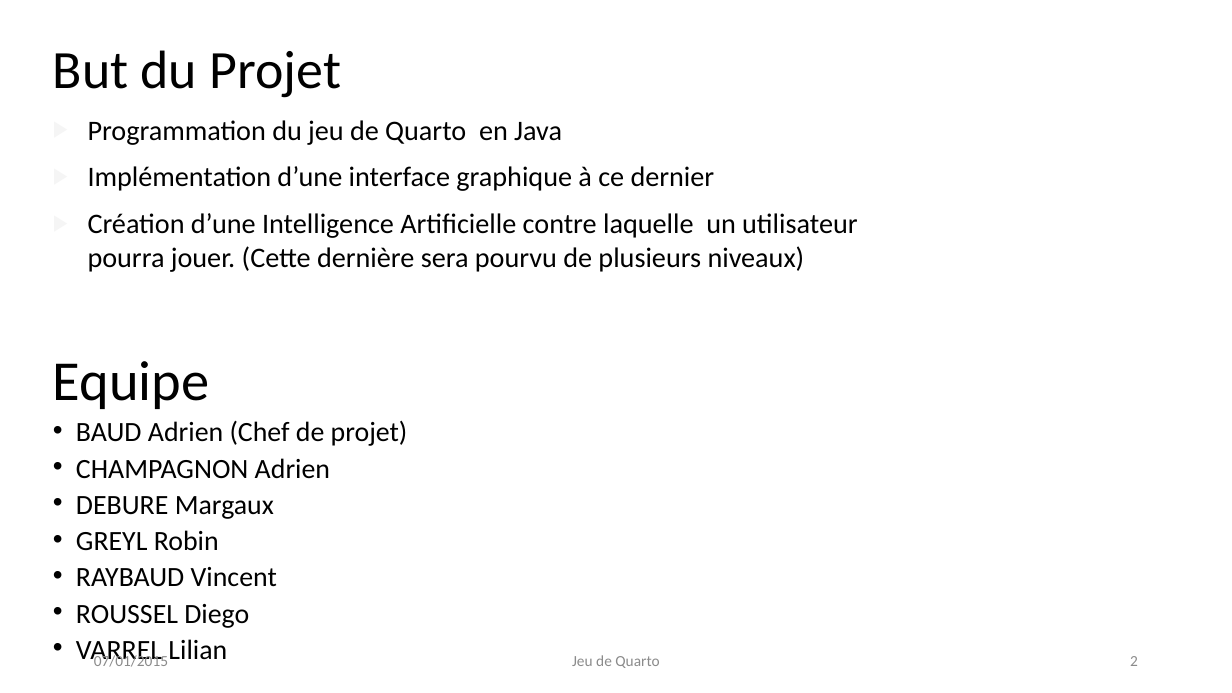
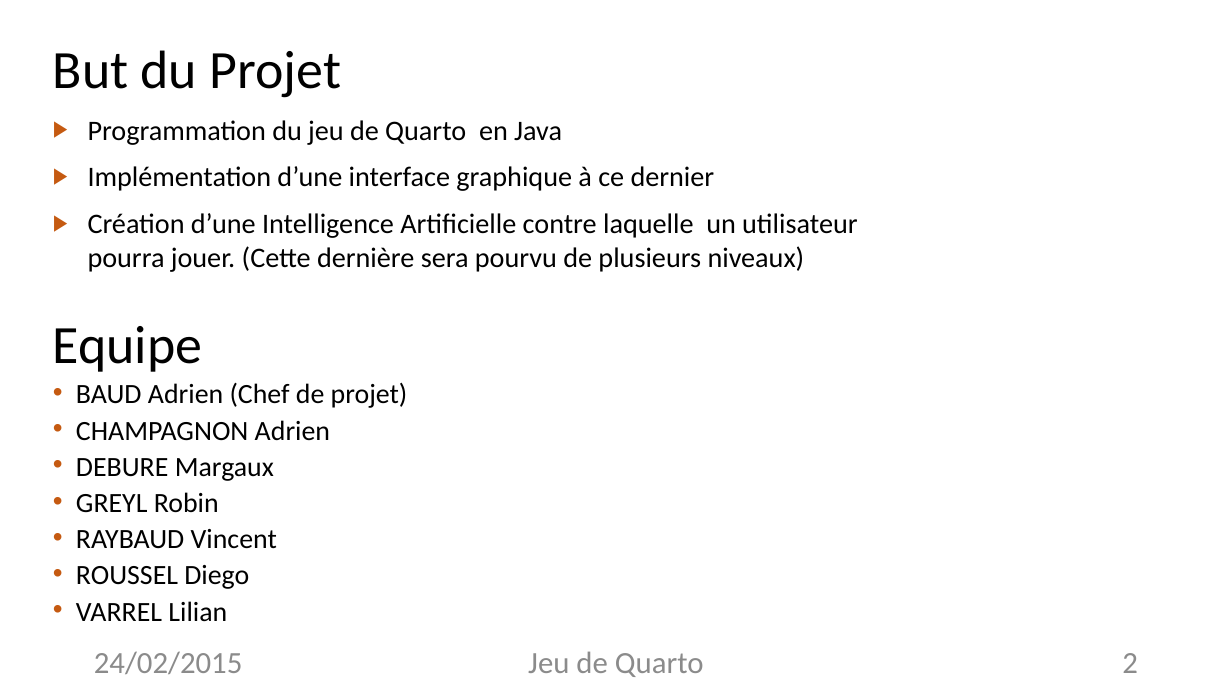
Before and after one commit to Quarto-Projet/Quarto, a slide deck: slide 2 of Diapo-&-co/150224 P4 Info 1.pptx. Drawn at 1232x693 pixels with LibreOffice and Linux fonts; fonts in the diff are those of the drawing. Boxes give left, top, right and bottom in pixels: in the first picture for what was removed or moved away, otherwise in the second. Text is boxed around its words. In the diff, an @@ line names an element or a change of style, - is before the commit and + after.

```diff
--- a/Diapo-&-co/150224 P4 Info 1.pptx
+++ b/Diapo-&-co/150224 P4 Info 1.pptx
@@ text "Programmation du jeu de Quarto ..." at (88, 120, 857, 272): bullet colour #F5F5F5 to #C55A11 @@
@@ title "Equipe :": place and size @@
-title "Equipe :" at (53, 361, 210, 409)
+title "Equipe :" at (53, 326, 203, 372)
@@ title "Equipe :" at (53, 326, 203, 372): size 44 to 42 pt in "Equipe" @@
@@ text "BAUD Adrien (Chef de projet)" rewrapped from (76, 420, 408, 666) to (76, 382, 408, 622) @@
@@ text at (94, 651, 243, 674): text changed; size 12 to 24 pt @@
-07/01/2015
+24/02/2015
@@ text "Jeu de Quarto" at (528, 651, 704, 677): size 12 to 24 pt @@
@@ page number at (1122, 653, 1138, 673): size 12 to 24 pt @@
```
Also in this commit, not shown: 13 other slides changed, 1 slide added.
